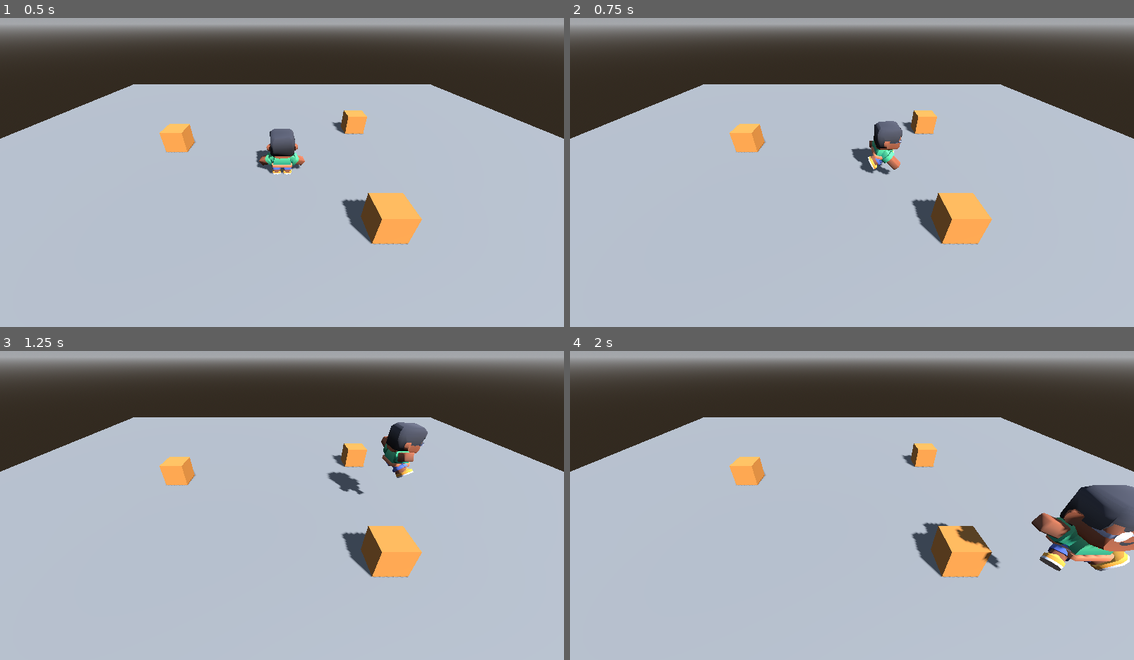
Above: before the commit, frames 1-4 (two rows, left to right).
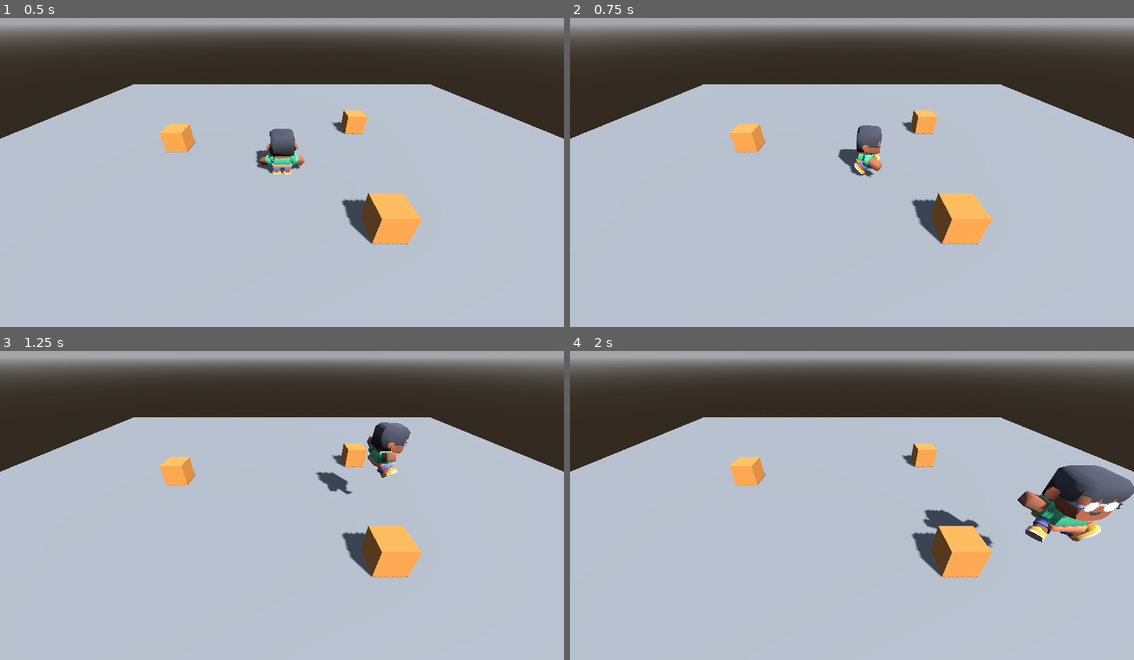
Above: after the commit, the same moments.

Repository: julian402/luz-agonizante
Game: Godot game, scene res://main.tscn
Two runs of this game, one before a commit and one after it. Both use one fixed random seed, a clock stepped at 60 frames per second and the inputs below.
Inputs:
- Up to frame 1 (0.5 s): no input
- Up to frame 2 (0.75 s): tap Enter at 0.5 s; hold D (move_right) from 0.53 s (still down); hold Shift (correr) from 0.53 s (still down)
- Up to frame 3 (1.25 s): keep holding D (move_right); keep holding Shift (correr); tap Space (saltar) at 0.77 s
- Up to frame 4 (2 s): release D (move_right) at 1.28 s; release Shift (correr) at 1.28 s; hold S (move_down) from 1.28 s (still down); tap Shift (correr) at 1.35 s; tap Space (saltar) at 1.52 s

Frame 1 is identical in both runs. In frame 2, 1.3% of the frame differs, in the area x 47-59%, y 33-52%; in frame 3, 1.6%; in frame 4, 5.5%, in the area x 62-100%, y 36-72%.

Commit message:
T7 N2 - Tarea A - arranque y frenado

Diff:
--- a/personaje.gd
+++ b/personaje.gd
@@ -3,6 +3,7 @@
 @export var camara: Camera3D
 @export var speed_caminar = 6.0
 @export var speed_correr = 6.0
+@export var tiempo_arranque = 0.2
 @export var gravedad = 25.0
 @export var altura_salto = 1.5
 @onready var anim = $Modelo/AnimationPlayer
@@ -11,6 +12,7 @@
 var multiplicador = 1.0     # 1 = rapidez normal, 0.5 = la mitad, 0 = quieto
 var empuje = Vector3.ZERO   # velocidad extra en m/s (dash, retroceso)
 var accion = ""             # animación de la acción; "" = ninguna
+var avance = Vector3.ZERO   # la parte de la velocidad que dan las teclas
 
 
 func _ready():
@@ -32,8 +34,11 @@
 
 	var corre = Input.is_action_pressed("correr")
 	var speed = speed_correr if corre else speed_caminar
-	velocity.x = direction.x * speed * multiplicador + empuje.x
-	velocity.z = direction.z * speed * multiplicador + empuje.z
+	var objetivo = direction * speed * multiplicador
+	var paso = speed / tiempo_arranque * delta
+	avance = avance.move_toward(objetivo, paso)
+	velocity.x = avance.x + empuje.x
+	velocity.z = avance.z + empuje.z
 
 	if direction.length() > 0:
 		basis = Basis.looking_at(direction)
@@ -41,9 +46,9 @@
 		anim.play(accion)
 	elif not is_on_floor():
 		anim.play("jump" if velocity.y > 0 else "fall")
-	elif direction.length() > 0 and corre:
+	elif avance.length() > speed_caminar + 0.1:
 		anim.play("sprint")
-	elif direction.length() > 0:
+	elif avance.length() > 0.1:
 		anim.play("walk")
 	else:
 		anim.play("idle")
